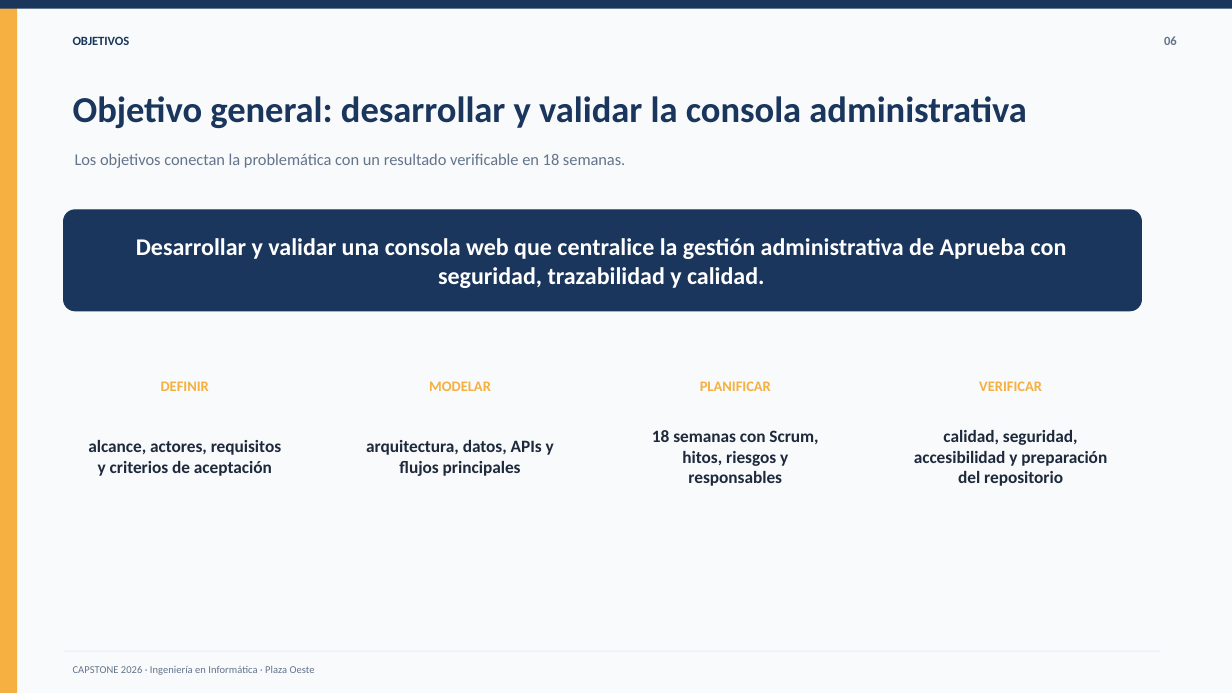
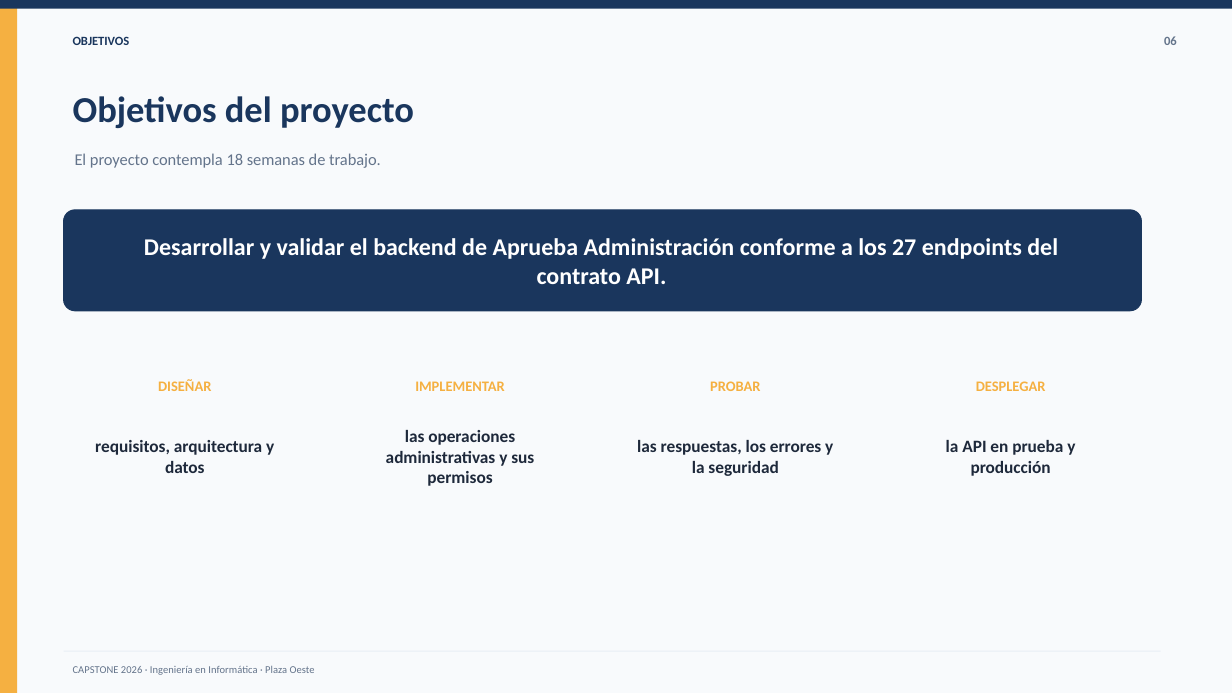
Before and after one commit to tsddds/Capstone_Aprueba-Administracion_Grupo8, a slide deck: slide 6 of Fase1/Evidencias_grupales/02_Presentacion_Proyecto_Fase1_Aprueba_Administracion.pptx. Drawn at 1232x693 pixels with LibreOffice and Linux fonts; fonts in the diff are those of the drawing. Boxes give left, top, right and bottom in pixels: in the first picture for what was removed or moved away, otherwise in the second. Text is boxed around its words. In the diff, an @@ line names an element or a change of style, - is before the commit and + after.

Commit message:
Actualiza evidencias grupales Fase 1 solo backend y README

```diff
--- a/Fase1/Evidencias_grupales/02_Presentacion_Proyecto_Fase1_Aprueba_Administracion.pptx
+++ b/Fase1/Evidencias_grupales/02_Presentacion_Proyecto_Fase1_Aprueba_Administracion.pptx
@@ text at (73,96,414,128): text changed @@
-Objetivo general: desarrollar y validar la consola administrativa
+Objetivos del proyecto
@@ text at (75,153,381,168): text changed @@
-Los objetivos conectan la problemática con un resultado verificable en 18 semanas.
+El proyecto contempla 18 semanas de trabajo.
@@ text at (144,238,1058,284): text changed @@
-Desarrollar y validar una consola web que centralice la gestión administrativa de Aprueba con seguridad, trazabilidad y calidad.
+Desarrollar y validar el backend de Aprueba Administración conforme a los 27 endpoints del contrato API.
@@ text at (158,379,211,391): text changed @@
-DEFINIR
+DISEÑAR
@@ text at (415,381,505,391): text changed @@
-MODELAR
+IMPLEMENTAR
@@ text at (710,381,760,391): text changed @@
-PLANIFICAR
+PROBAR
@@ text at (976,381,1046,391): text changed @@
-VERIFICAR
+DESPLEGAR
@@ text at (95,440,274,473): text changed @@
-alcance, actores, requisitos y criterios de aceptación
+requisitos, arquitectura y datos
@@ text at (386,430,534,486): text changed @@
-arquitectura, datos, APIs y flujos principales
+las operaciones administrativas y sus permisos
@@ text at (637,440,833,476): text changed @@
-18 semanas con Scrum, hitos, riesgos y responsables
+las respuestas, los errores y la seguridad
@@ text at (946,440,1075,476): text changed @@
-calidad, seguridad, accesibilidad y preparación del repositorio
+la API en prueba y producción
```
Also in this commit, not shown: 9 other slides changed, 1 slide added, 1 slide removed, 33 other files.
